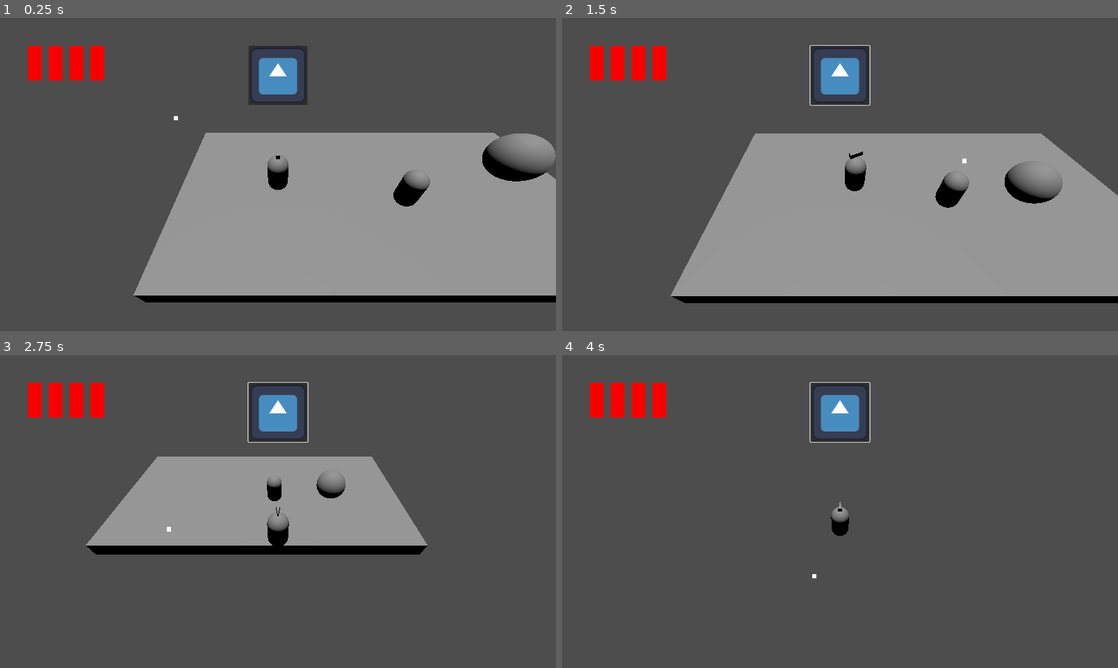
Above: before the commit, frames 1-4 (two rows, left to right).
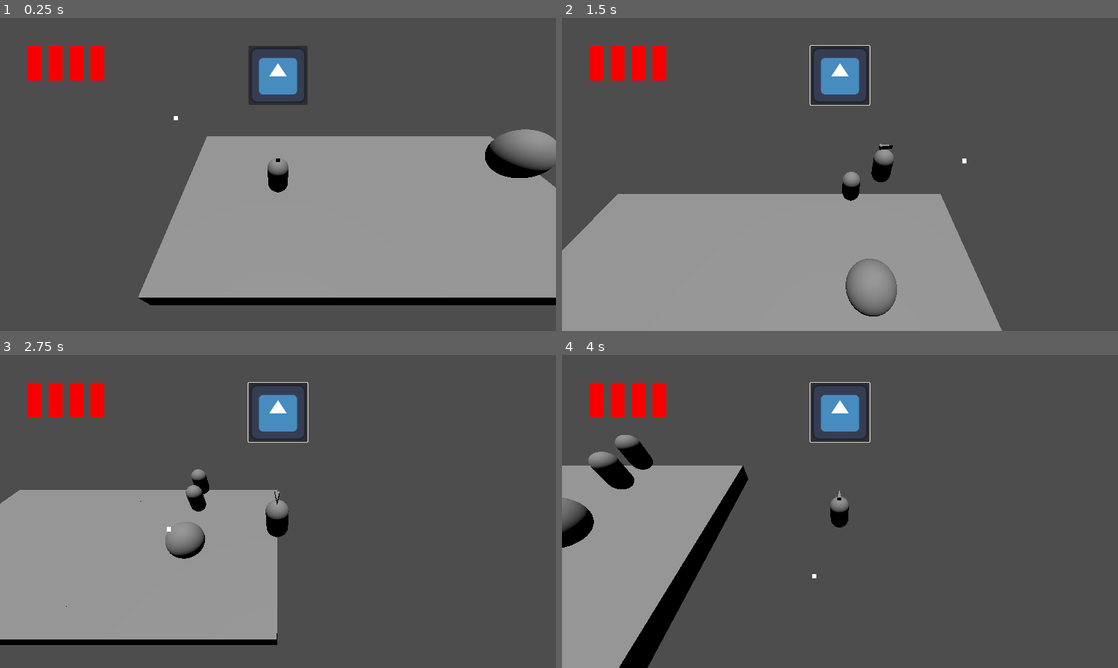
Above: after the commit, the same moments.

Repository: leon-fenzl/thesummerning
Game: Godot game, scene res://Scenes/testScenes/Leon.tscn
The game is run twice, just before and just after one commit, with the same random seed, the same clock (stepped at 60 frames per second) and the same inputs. The engine's default icon, where the game draws it, is replaced by a stand-in: a white triangle on a blue panel in a dark square.
Inputs (mouse positions are in pixels of both pictures, inside the frame that each line leads up to):
- Up to frame 1 (0.25 s): no input
- Up to frame 2 (1.5 s): click (840, 74) at 0.5 s; tap Enter at 1.25 s; move the mouse to (962, 158) at 1.27 s; press the mouse at (962, 158) at 1.28 s; hold D (right) from 1.28 s (still down)
- Up to frame 3 (2.75 s): tap Space (jump) at 1.52, 2.27 s; move the mouse to (166, 527) at 2.02 s; release D (right) at 2.03 s; release the mouse at (166, 527) at 2.03 s; hold S (back) from 2.03 s (still down); click (166, 527) at 2.1 s
- Up to frame 4 (4 s): move the mouse to (895, 442) at 2.77 s; release S (back) at 2.78 s; press the mouse at (895, 442) at 2.78 s; hold D (right) 2.78-3.53 s; move the mouse to (812, 574) at 3.52 s; release the mouse at (812, 574) at 3.53 s; hold W (forward) from 3.53 s (still down); click (812, 574) at 3.6 s; tap Space (jump) at 3.77 s

The runs differ from the first frame. In frame 1, 3.3% of the frame differs, in the area x 24-100%, y 35-92%; in frame 2, 37%, in the area x 0-100%, y 36-100%; in frame 3, 29%; in frame 4, 17%.

Commit message:
Summoning system v1

Diff:
--- a/Thesummerning/Scenes/CharacterScenes/TestAI.tscn
+++ b/Thesummerning/Scenes/CharacterScenes/TestAI.tscn
@@ -5,7 +5,7 @@
 [sub_resource type="CapsuleMesh" id="CapsuleMesh_ejvuy"]
 
 [node name="TestAI" type="CharacterBody3D"]
-transform = Transform3D(1, 0, 0, 0, 1, 0, 0, 0, 1, 6, 1.5, 1)
+transform = Transform3D(1, 0, 0, 0, 1, 0, 0, 0, 1, 0, 1, 0)
 collision_layer = 4
 collision_mask = 15
 metadata/_edit_group_ = true
--- a/Thesummerning/Scenes/testScenes/Btt_Summon.gd
+++ b/Thesummerning/Scenes/testScenes/Btt_Summon.gd
@@ -7,20 +7,32 @@
 @onready var cam:Camera3D
 @export var targetingRef : NodePath
 @onready var targeting = get_node(targetingRef)
+@onready var query
+@onready var dictionary :Dictionary
+# worldObjectCollision
+@onready var rayCol : CollisionObject3D
 func _ready():
 	icon = styleType
+func _physics_process(delta):
+	DragOn()
+func DragOn():
+	if onDrag == true:
+		query = targeting.query
+		query.collide_with_areas = true
+		dictionary = targeting.queryDictionary
+		if !dictionary.is_empty():
+			spawnScene.position = Vector3(dictionary.position.x, 1, dictionary.position.z)
+			spawnScene.visible = true
+			spawnScene.global_position
+		else:
+			spawnScene.visible = false
+func SpawnAlly():
 	spawnScene = sceneType.instantiate()
 	add_child(spawnScene)
-	cam = get_viewport().get_camera_3d()
-	print(cam.name)
-func _physics_process(delta):
-	pass
-func DragOn():
-	pass
-func SpawnAlly():
-	pass
+	spawnScene.visible = false
 func _on_button_down():
 	onDrag = true
+	SpawnAlly()
 func _on_button_up():
-	if onDrag == true:
-		onDrag = false
+	onDrag = false
+	print("up")
--- a/Thesummerning/Scenes/testScenes/Leon.tscn
+++ b/Thesummerning/Scenes/testScenes/Leon.tscn
@@ -19,7 +19,7 @@
 height = 2.0
 
 [sub_resource type="NavigationMesh" id="NavigationMesh_14fvm"]
-vertices = PackedVector3Array(-4.5, 0.75, -4.5, -4.5, 0.75, 4.5, 14.5, 0.75, 4.5, 14.5, 0.75, -4.5)
+vertices = PackedVector3Array(-4.5, 0.50266, -4.5, -4.5, 0.50266, 4.5, 14.5, 0.25266, 4.5, 14.5, 0.25266, -4.5)
 polygons = [PackedInt32Array(3, 2, 0), PackedInt32Array(0, 2, 1)]
 
 [sub_resource type="BoxMesh" id="BoxMesh_lc8ug"]
@@ -34,7 +34,7 @@
 process_mode = 3
 script = ExtResource("1_xdjnf")
 
-[node name="Control" type="Control" parent="."]
+[node name="HUD" type="Control" parent="."]
 process_mode = 3
 custom_minimum_size = Vector2(1280, 720)
 layout_mode = 3
@@ -46,7 +46,7 @@
 size_flags_horizontal = 3
 size_flags_vertical = 3
 
-[node name="ProgressBar" type="ProgressBar" parent="Control"]
+[node name="ProgressBar" type="ProgressBar" parent="HUD"]
 layout_mode = 1
 anchors_preset = 2
 anchor_top = 1.0
@@ -61,7 +61,7 @@
 step = 0.2
 value = 100.0
 
-[node name="ProgressBar2" type="ProgressBar" parent="Control"]
+[node name="ProgressBar2" type="ProgressBar" parent="HUD"]
 layout_mode = 1
 anchors_preset = 2
 anchor_top = 1.0
@@ -76,7 +76,7 @@
 step = 0.2
 value = 100.0
 
-[node name="ProgressBar3" type="ProgressBar" parent="Control"]
+[node name="ProgressBar3" type="ProgressBar" parent="HUD"]
 layout_mode = 1
 anchors_preset = 2
 anchor_top = 1.0
@@ -91,7 +91,7 @@
 step = 0.2
 value = 100.0
 
-[node name="ProgressBar4" type="ProgressBar" parent="Control"]
+[node name="ProgressBar4" type="ProgressBar" parent="HUD"]
 layout_mode = 1
 anchors_preset = 2
 anchor_top = 1.0
@@ -106,7 +106,7 @@
 step = 0.2
 value = 100.0
 
-[node name="ColorRect" type="ColorRect" parent="Control"]
+[node name="ColorRect" type="ColorRect" parent="HUD"]
 custom_minimum_size = Vector2(10, 10)
 layout_mode = 1
 anchors_preset = 8
@@ -119,7 +119,7 @@
 pivot_offset = Vector2(5, 5)
 script = ExtResource("3_5akf2")
 
-[node name="Btt_Summon" parent="Control" instance=ExtResource("4_21bmf")]
+[node name="Btt_Summon" parent="HUD" instance=ExtResource("4_21bmf")]
 layout_mode = 1
 styleType = ExtResource("5_0m67v")
 sceneType = ExtResource("3_dtncv")
@@ -144,6 +144,7 @@
 navigation_mesh = SubResource("NavigationMesh_14fvm")
 
 [node name="StaticBody3D" type="StaticBody3D" parent="NavigationRegion3D"]
+transform = Transform3D(1, 0, 0, 0, 1, 0, 0, 0, 1, 0, -0.497339, 0)
 collision_mask = 14
 metadata/_edit_group_ = true
 
@@ -154,7 +155,7 @@
 shape = SubResource("BoxShape3D_s25oe")
 
 [node name="StaticBody3D2" type="StaticBody3D" parent="NavigationRegion3D"]
-transform = Transform3D(0.999999, 0, 0, 0, 0.999999, 0, 0, 0, 0.999999, 9.94683, 0, 0)
+transform = Transform3D(0.999999, 0, 0, 0, 0.999999, 0, 0, 0, 0.999999, 9.94683, -0.497339, 0)
 collision_mask = 14
 metadata/_edit_group_ = true
 
@@ -171,7 +172,5 @@
 transform = Transform3D(1, 0, 0, 0, 1, 0, 0, 0, 1, 0, 1.48386, 0)
 springRef = NodePath(".")
 
-[node name="TestAI" parent="." instance=ExtResource("3_dtncv")]
-
-[connection signal="button_down" from="Control/Btt_Summon" to="Control/Btt_Summon" method="_on_button_down"]
-[connection signal="button_up" from="Control/Btt_Summon" to="Control/Btt_Summon" method="_on_button_up"]
+[connection signal="button_down" from="HUD/Btt_Summon" to="HUD/Btt_Summon" method="_on_button_down"]
+[connection signal="button_up" from="HUD/Btt_Summon" to="HUD/Btt_Summon" method="_on_button_up"]
--- a/Thesummerning/scripts/Leon/CamCtrlr.gd
+++ b/Thesummerning/scripts/Leon/CamCtrlr.gd
@@ -8,13 +8,15 @@
 @onready var rayOrigin
 @onready var rayEnd
 @onready var query
+@onready var queryDictionary : Dictionary
 func _physics_process(delta):
 	position = lerp(position,player.global_position,10*delta)
 	DrawRaycast()
-	player.rayhitInfo = query
+	player.rayhitInfo = queryDictionary
 func DrawRaycast():
 	world = get_world_3d().direct_space_state
 	mousepos = get_viewport().get_mouse_position()
 	rayOrigin = camera.project_ray_origin(mousepos)
 	rayEnd = rayOrigin + camera.project_position(mousepos,1000)
-	query = world.intersect_ray(PhysicsRayQueryParameters3D.create(rayOrigin, rayEnd))
+	query = PhysicsRayQueryParameters3D.create(rayOrigin, rayEnd)
+	queryDictionary = world.intersect_ray(query)
